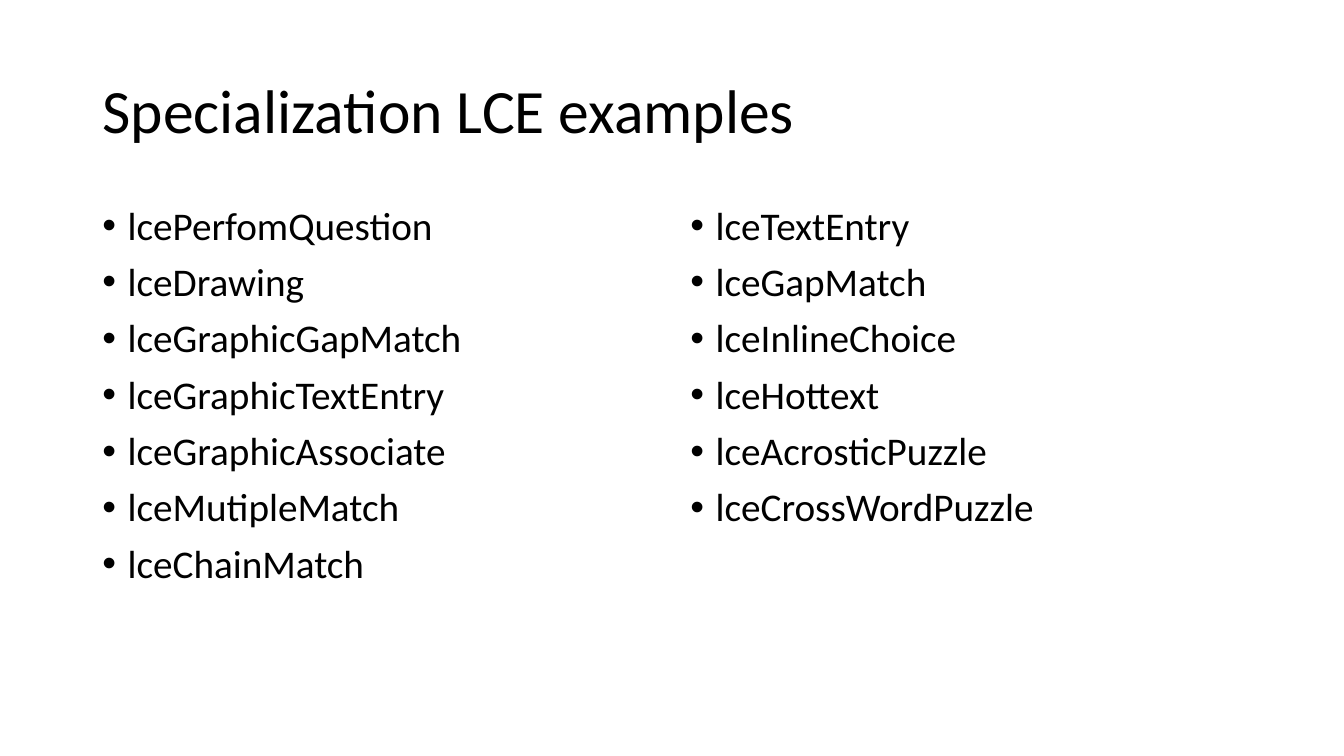
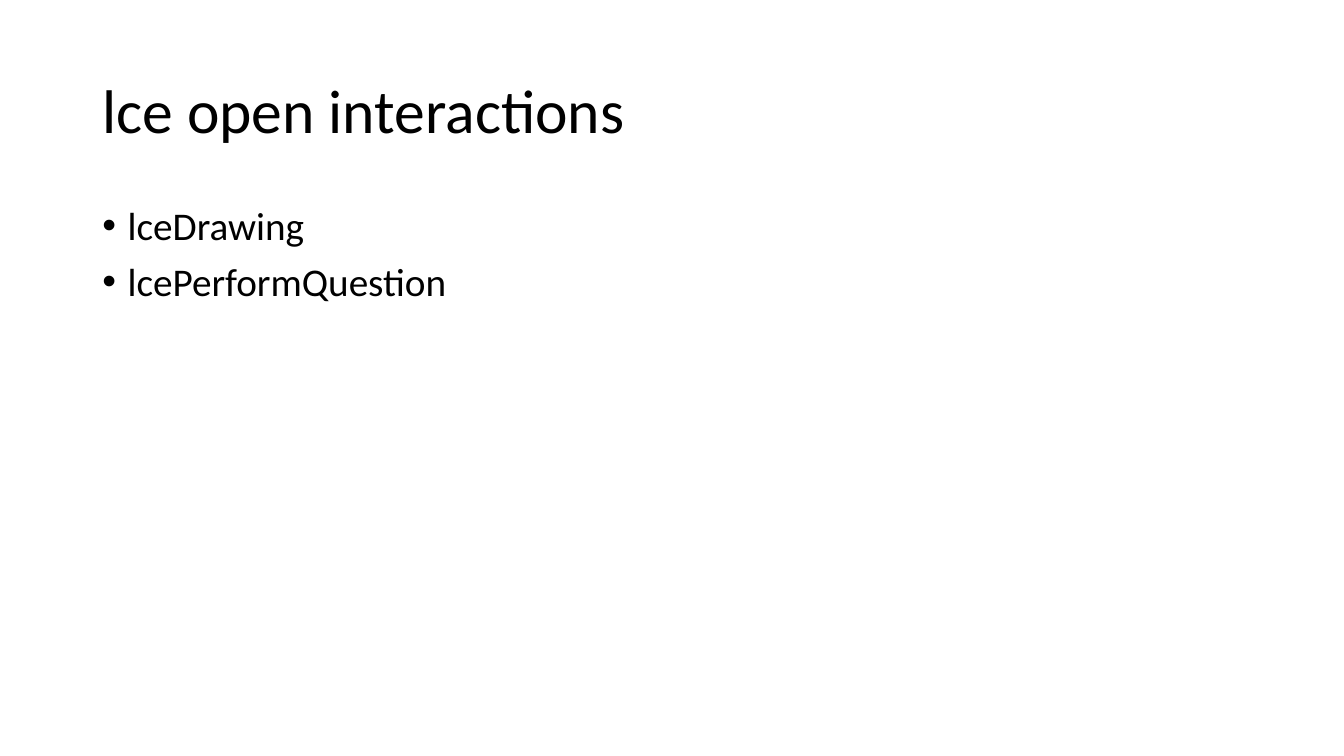
Before and after one commit to XStructuring/eu.xstructuring.dita.lce, a slide deck: slide 6 of documentation/Interaction_examples_visual.pptx (slide 10 before the commit). Drawn at 1344x756 pixels with LibreOffice and Linux fonts; fonts in the diff are those of the drawing. Boxes give left, top, right and bottom in pixels: in the first picture for what was removed or moved away, otherwise in the second. Text is boxed around its words. In the diff, an @@ line names an element or a change of style, - is before the commit and + after.

Commit message:
update docu and examples

```diff
--- a/documentation/Interaction_examples_visual.pptx
+++ b/documentation/Interaction_examples_visual.pptx
@@ title at <box>102,90,624,143</box>: text changed @@
-Specialization LCE examples
+lce open interactions
@@ text at <box>128,212,433,246</box>: paragraph removed @@
-• lcePerfomQuestion
@@ text removed at <box>716,212,1034,522</box> @@
-• lceTextEntry
-• lceGapMatch
-• lceInlineChoice
-• lceHottext
-• lceAcrosticPuzzle
-• lceCrossWordPuzzle
@@ text at <box>128,268,447,302</box>: text changed @@
-• lceGraphicGapMatch
-• lceGraphicTextEntry
-• lceGraphicAssociate
-• lceMutipleMatch
-• lceChainMatch
+• lcePerformQuestion
```
Also in this commit, not shown: 2 other slides changed, 12 slides added, 6 other files.
